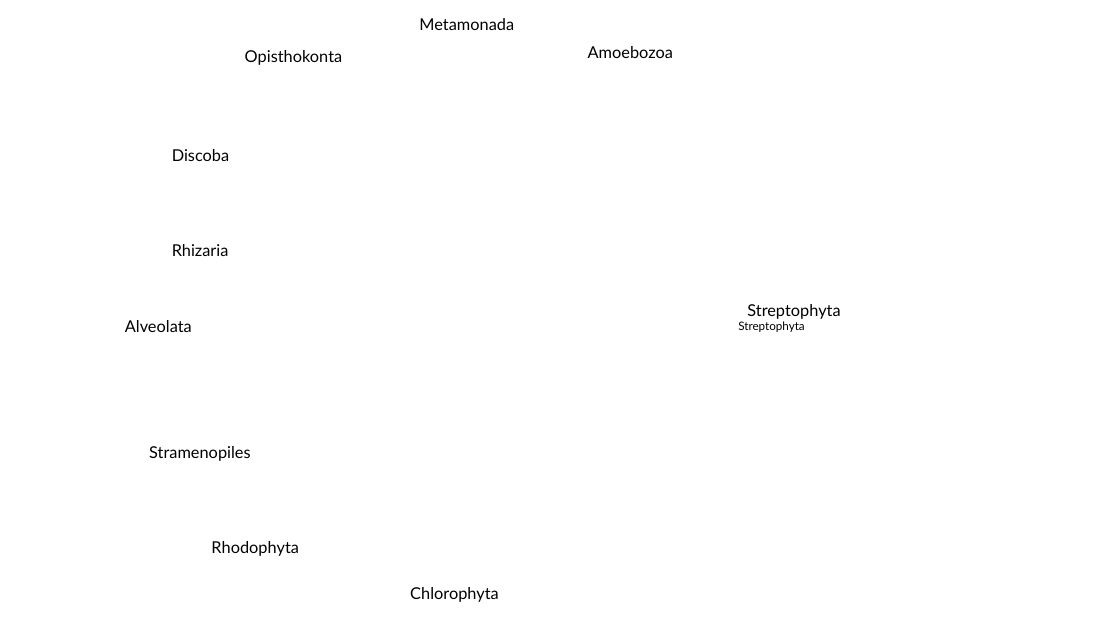
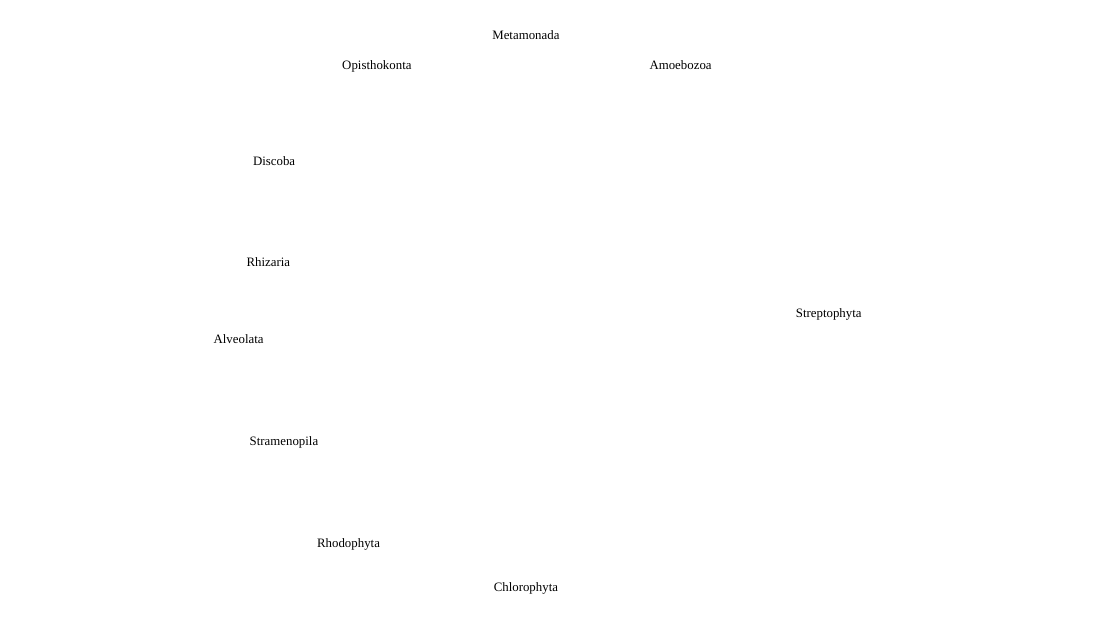
Before and after one commit to Dellaraam/TOR_phylogenetics, a slide deck: slide 4 of Images/Figures_PPT/Prototype_Rictor_Diagram_Stramenopiles.pptx. Drawn at 1120x630 pixels with LibreOffice and Linux fonts; fonts in the diff are those of the drawing; background and template pictures are left out. Boxes give left, top, right and bottom in pixels: in the first picture for what was removed or moved away, otherwise in the second. Text is boxed around its words. In the diff, an @@ line names an element or a change of style, - is before the commit and + after.

```diff
--- a/Images/Figures_PPT/Prototype_Rictor_Diagram_Stramenopiles.pptx
+++ b/Images/Figures_PPT/Prototype_Rictor_Diagram_Stramenopiles.pptx
@@ text "Metamonada" moved from (x1=419, y1=18, x2=514, y2=30) to (x1=492, y1=30, x2=559, y2=39) @@
@@ text "Opisthokonta" moved from (x1=245, y1=50, x2=343, y2=65) to (x1=342, y1=60, x2=411, y2=72) @@
@@ text "Amoebozoa" moved from (x1=588, y1=46, x2=673, y2=58) to (x1=650, y1=60, x2=712, y2=69) @@
@@ text "Discoba" moved from (x1=172, y1=149, x2=230, y2=161) to (x1=253, y1=156, x2=295, y2=165) @@
@@ text "Rhizaria" moved from (x1=172, y1=244, x2=229, y2=256) to (x1=247, y1=257, x2=290, y2=266) @@
@@ text "Alveolata" moved from (x1=125, y1=320, x2=192, y2=332) to (x1=214, y1=334, x2=264, y2=343) @@
@@ text removed at (x1=738, y1=321, x2=804, y2=332) @@
-Streptophyta
@@ text "Streptophyta" moved from (x1=747, y1=304, x2=840, y2=319) to (x1=796, y1=308, x2=862, y2=320) @@
@@ text removed at (x1=149, y1=446, x2=250, y2=461) @@
-Stramenopiles
@@ text added at (x1=250, y1=436, x2=318, y2=448), 11 pt, text #000000 @@
+Stramenopila
@@ size 14 to 11 pt, font Lato to Times New Roman; alignment left to centre in 9 elements at (x1=796, y1=308, x2=862, y2=320), (x1=253, y1=156, x2=295, y2=165), (x1=650, y1=60, x2=712, y2=69), (x1=247, y1=257, x2=290, y2=266), (x1=214, y1=334, x2=264, y2=343), (x1=492, y1=30, x2=559, y2=39), (x1=494, y1=582, x2=558, y2=594), (x1=342, y1=60, x2=411, y2=72), (x1=317, y1=538, x2=380, y2=550) @@
@@ text "Rhodophyta" moved from (x1=211, y1=541, x2=298, y2=556) to (x1=317, y1=538, x2=380, y2=550) @@
@@ text "Chlorophyta" moved from (x1=410, y1=587, x2=499, y2=602) to (x1=494, y1=582, x2=558, y2=594) @@
```
Also in this commit, not shown: 1 other slide changed, 4 slides added, 1 slide removed.
